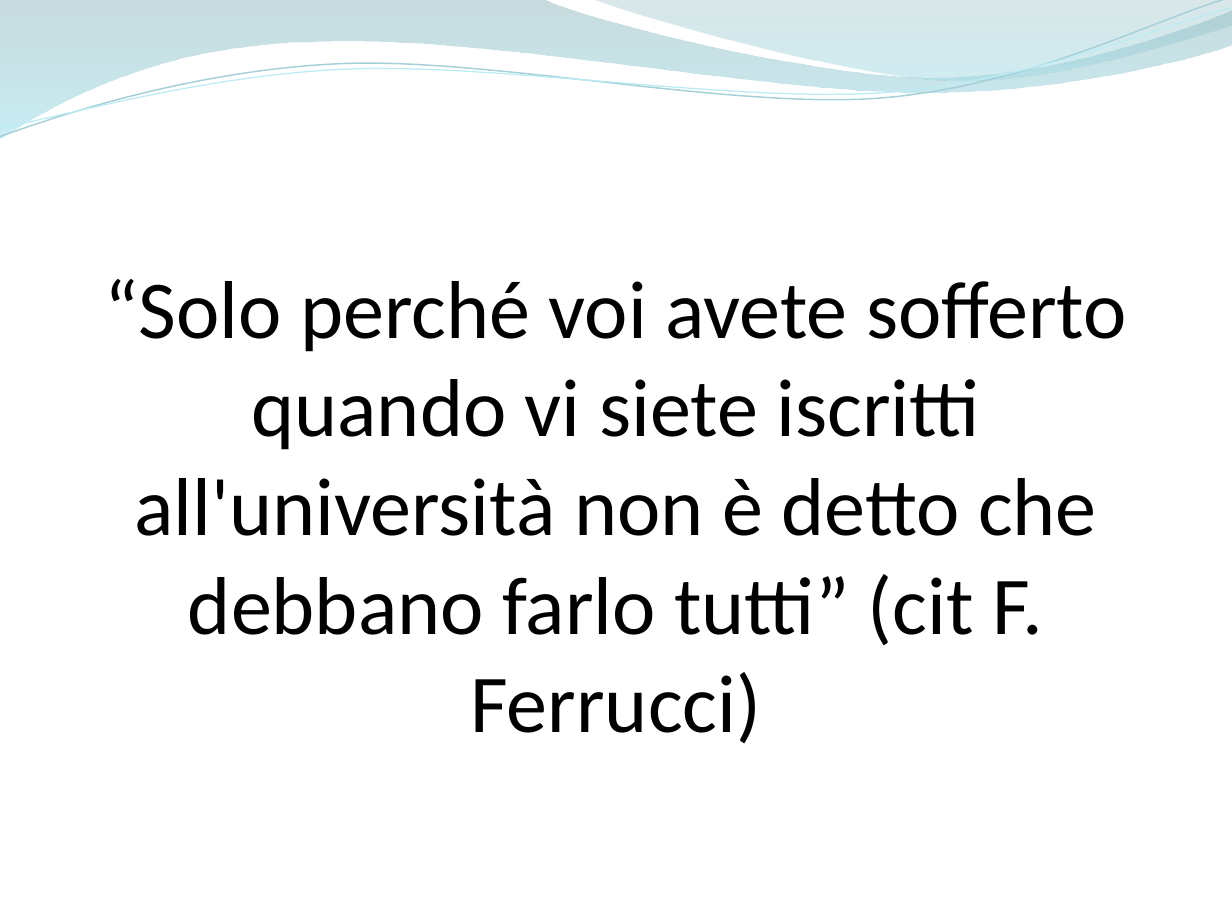
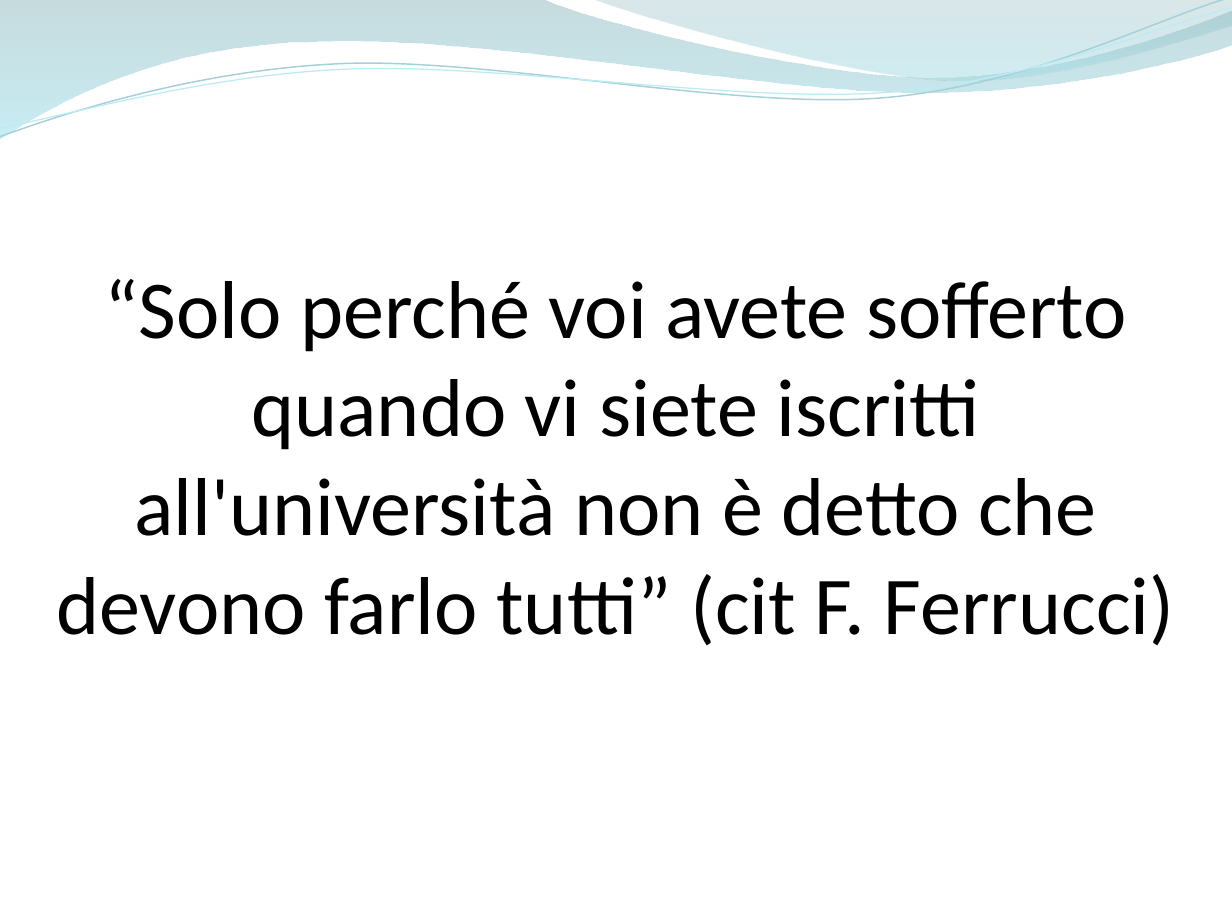
Before and after one commit to ammirate/at-silo, a slide deck: slide 7 of Presentazione/Atsilo1/[BOZZA] Atsilo_A_PresentazioneFinale copia.pptx. Drawn at 1232x924 pixels with LibreOffice and Linux fonts; fonts in the diff are those of the drawing. Boxes give left, top, right and bottom in pixels: in the first picture for what was removed or moved away, otherwise in the second. Text is boxed around its words. In the diff, an @@ line names an element or a change of style, - is before the commit and + after.

```diff
--- a/Presentazione/Atsilo1/[BOZZA] Atsilo_A_PresentazioneFinale copia.pptx
+++ b/Presentazione/Atsilo1/[BOZZA] Atsilo_A_PresentazioneFinale copia.pptx
@@ text at box(56, 279, 1175, 645): text changed @@
-“Solo perché voi avete sofferto quando vi siete iscritti all'università non è detto che debbano farlo tutti” (cit F. Ferrucci)
+“Solo perché voi avete sofferto quando vi siete iscritti all'università non è detto che devono farlo tutti” (cit F. Ferrucci)
```
Also in this commit, not shown: 7 other slides changed, 1 slide added, 1 slide removed, 2 other files.
